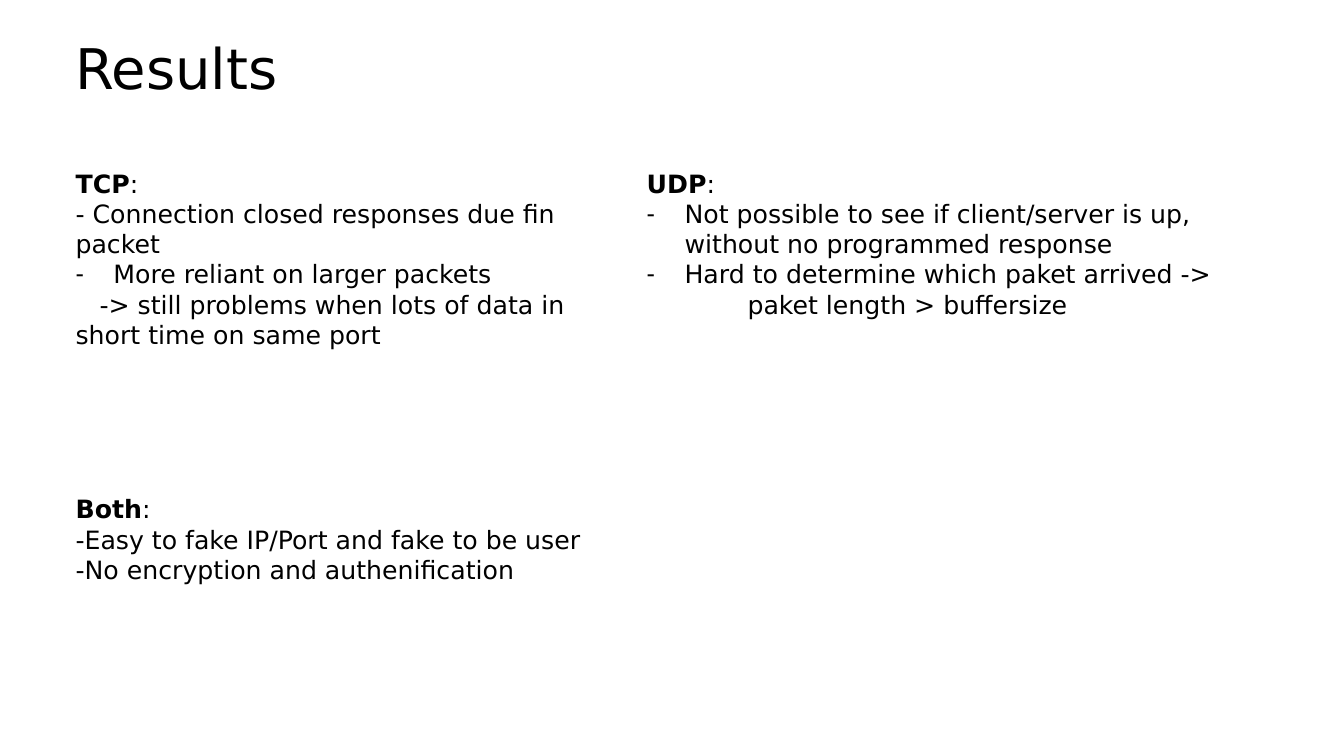
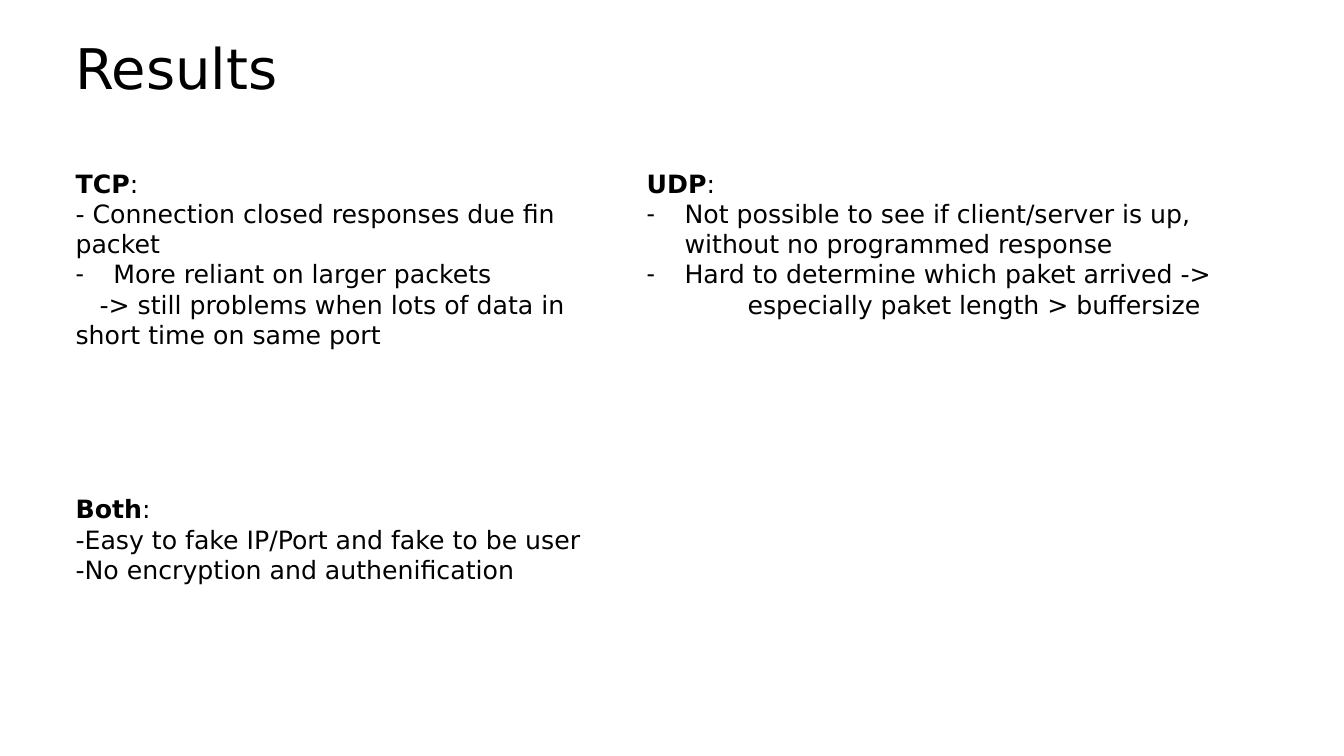
Before and after one commit to nconrad841/ConfiguracionDeServicios, a slide deck: slide 12 of Presentacion_2022_07_14.pptx. Drawn at 1344x756 pixels with LibreOffice and Linux fonts; fonts in the diff are those of the drawing; background and template pictures are left out. Boxes give left, top, right and bottom in pixels: in the first picture for what was removed or moved away, otherwise in the second. Text is boxed around its words. In the diff, an @@ line names an element or a change of style, - is before the commit and + after.

```diff
--- a/Presentacion_2022_07_14.pptx
+++ b/Presentacion_2022_07_14.pptx
@@ text at (748,295,1200,320): text changed @@
-paket length > buffersize
+especially paket length > buffersize
```
Also in this commit, not shown: 3 other slides changed.
